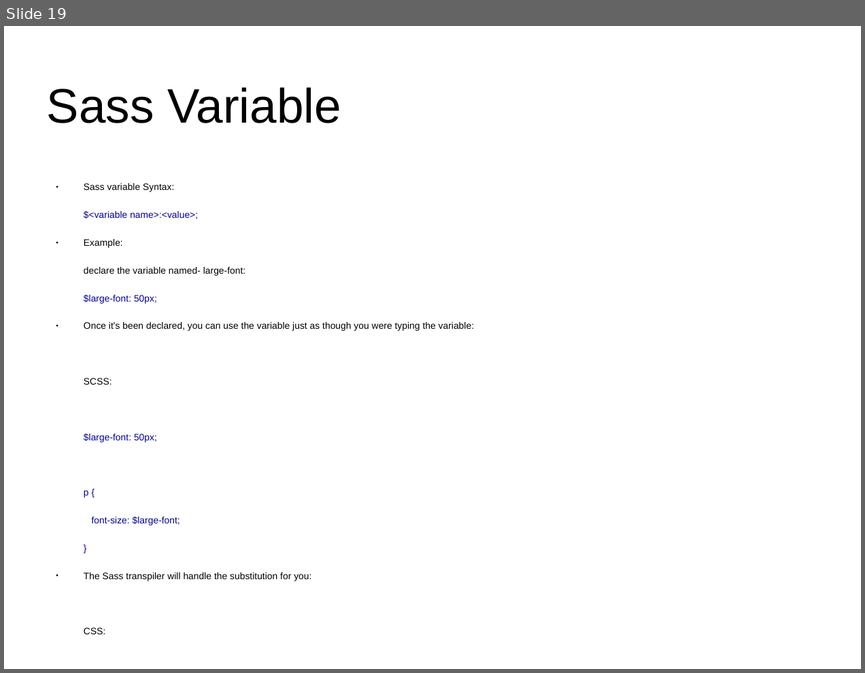
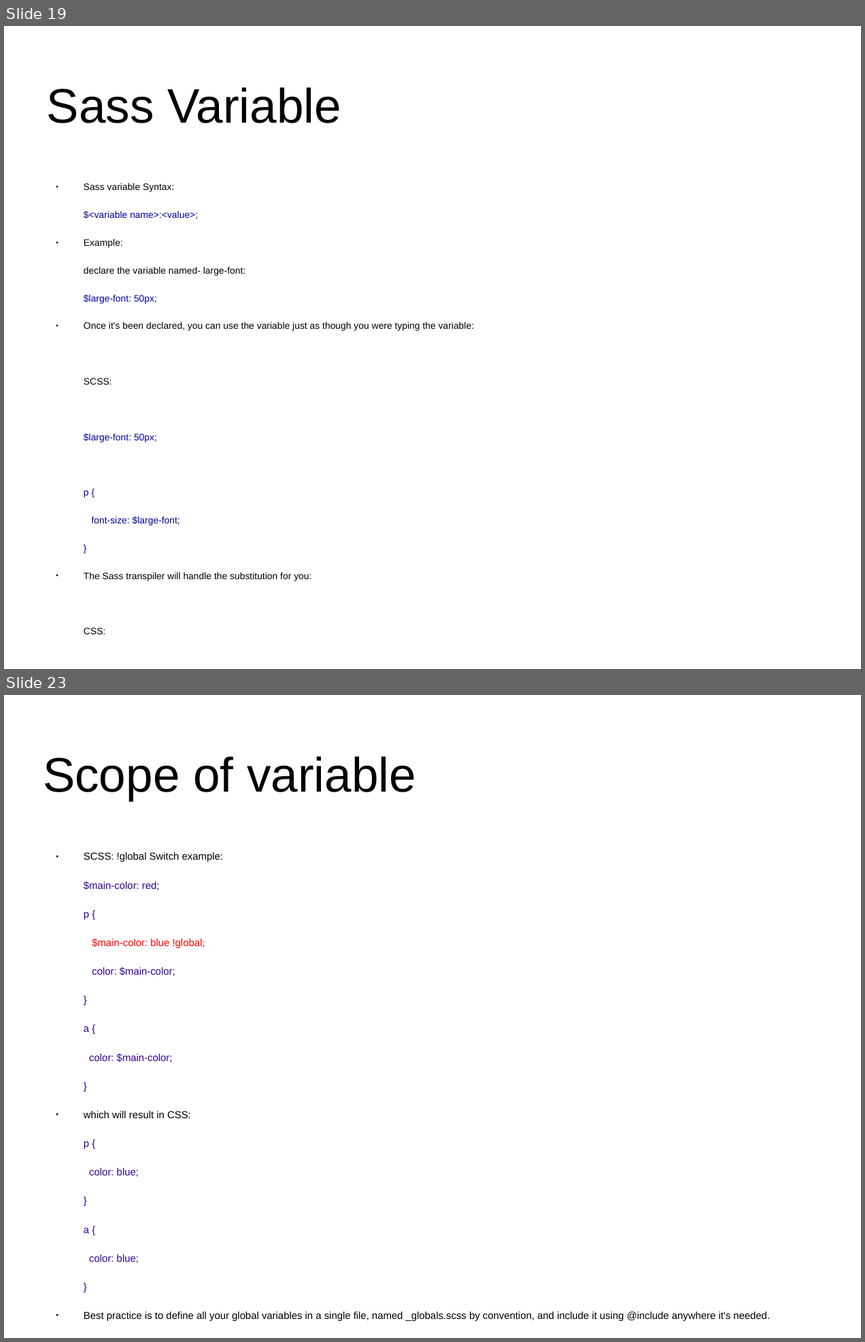
Before and after one commit to anumsh/SASS-Basics, a slide deck: SASS_basics.odp. Shown one above the other, each under a label of ours: slide 19 before the commit, slides 19 and 23 after it; the slides between them are not shown. The pictures are 865x673 and 865x1342 pixels, drawn with LibreOffice and Linux fonts; fonts in the diff are those of the drawing; background and template pictures are left out. Boxes give left, top, right and bottom in pixels: in the first picture for what was removed or moved away, otherwise in the second. Text is boxed around its words. In the diff, an @@ line names an element or a change of style, - is before the commit and + after.

Commit message:
feat: Sass Variable Scope

```diff
--- a/SASS_basics.odp
+++ b/SASS_basics.odp
@@ slide 23 added at <box>4,695,861,1338</box>, background #FFFFFF @@
@@ title added at <box>43,756,416,800</box>, 44.8 pt, text #000000 @@
+Scope of variable
@@ text added at <box>84,852,770,1321</box>, 9.4 pt, text #000000 @@
+● SCSS: !global Switch example:
+$main-color: red;
+p {
+$main-color: blue !global;
+color: $main-color;
+}
+a {
+color: $main-color;
+}
+● which will result in CSS:
+p {
+color: blue;
+}
+a {
+color: blue;
+}
+● Best practice is to define all your global variables in a single file, named _globals.scss by convention, and include it using @include anywhere it's needed.
```
Also in this commit, not shown: 3 other slides added.
